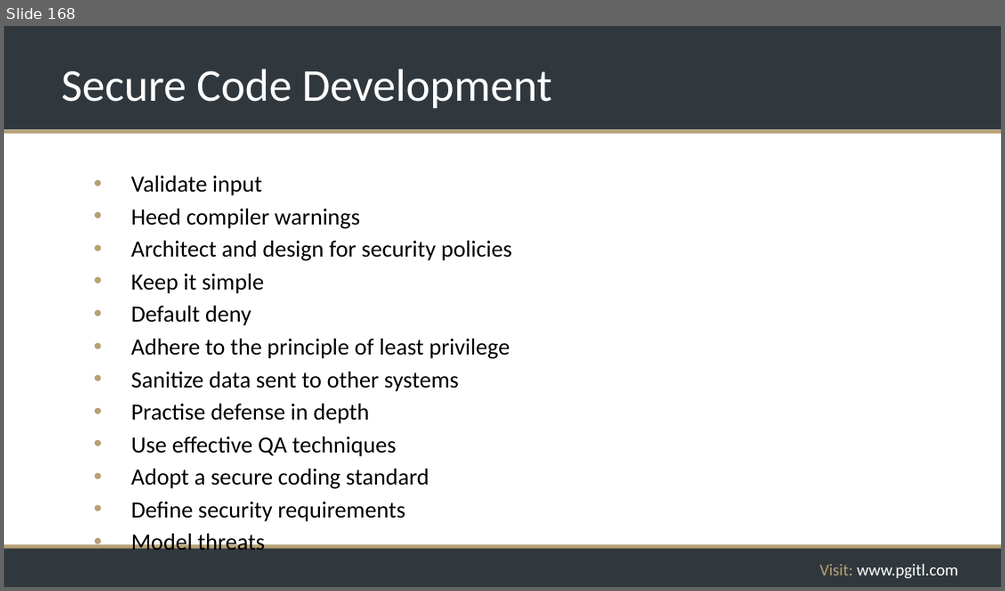
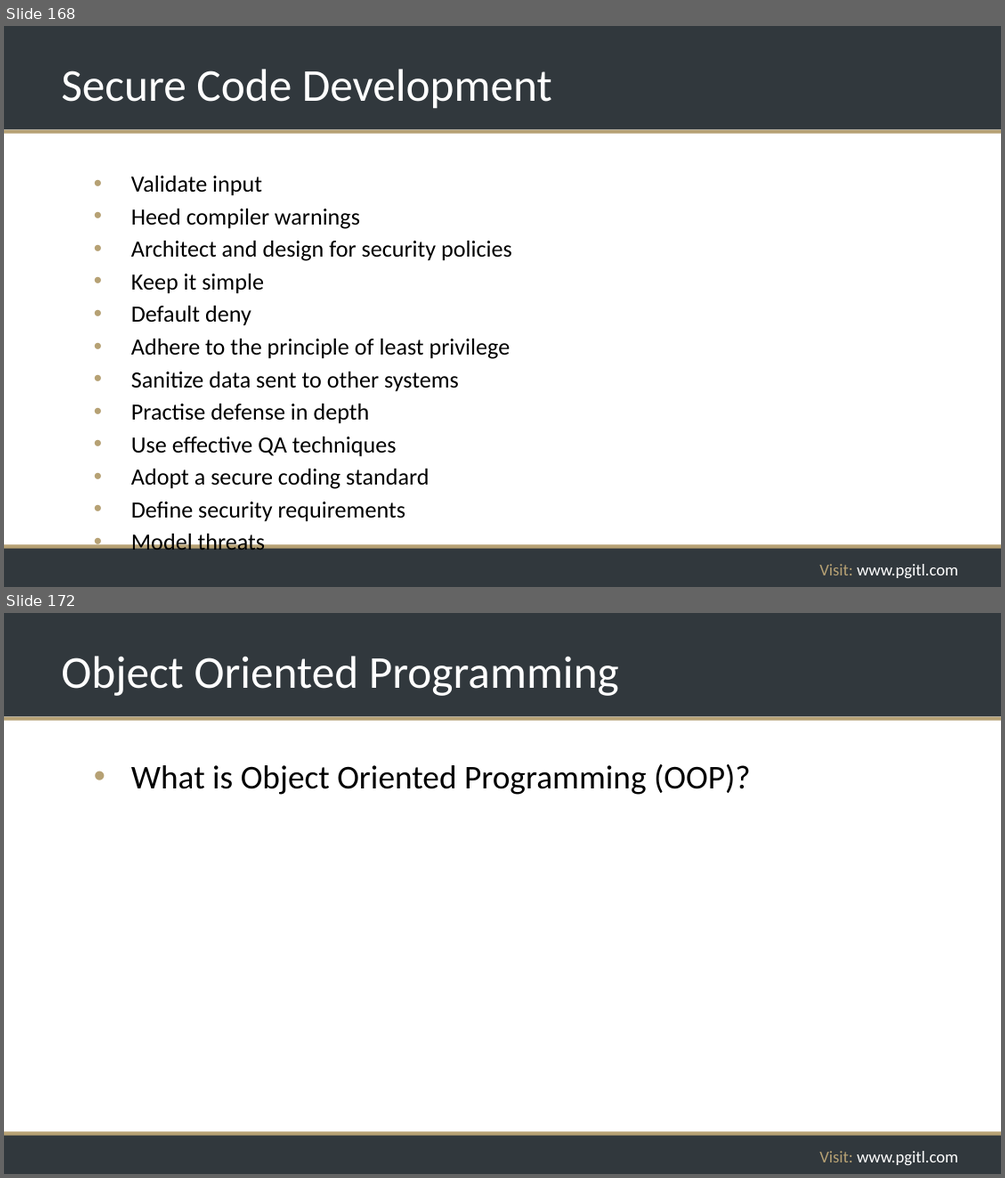
Before and after one commit to rikkouri/project-a, a slide deck: Programming Foundations.pptx. Shown one above the other, each under a label of ours: slide 168 before the commit, slides 168 and 172 after it; the slides between them are not shown. The pictures are 1005x591 and 1005x1178 pixels, drawn with LibreOffice and Linux fonts; fonts in the diff are those of the drawing; background and template pictures are left out. Boxes give left, top, right and bottom in pixels: in the first picture for what was removed or moved away, otherwise in the second. Text is boxed around its words. In the diff, an @@ line names an element or a change of style, - is before the commit and + after.

```diff
--- a/Programming Foundations.pptx
+++ b/Programming Foundations.pptx
@@ slide 172 added at (4, 613, 1001, 1174), background #FFFFFF; not listed: 5 template elements that a slide beside it also shows @@
@@ title added at (61, 656, 619, 696), 44 pt, text #FFFFFF @@
+Object Oriented Programming
@@ text added at (131, 764, 751, 795), 32 pt, text #000000 @@
+• What is Object Oriented Programming (OOP)?
```
Also in this commit, not shown: 1 slide changed, 2 other slides added.
